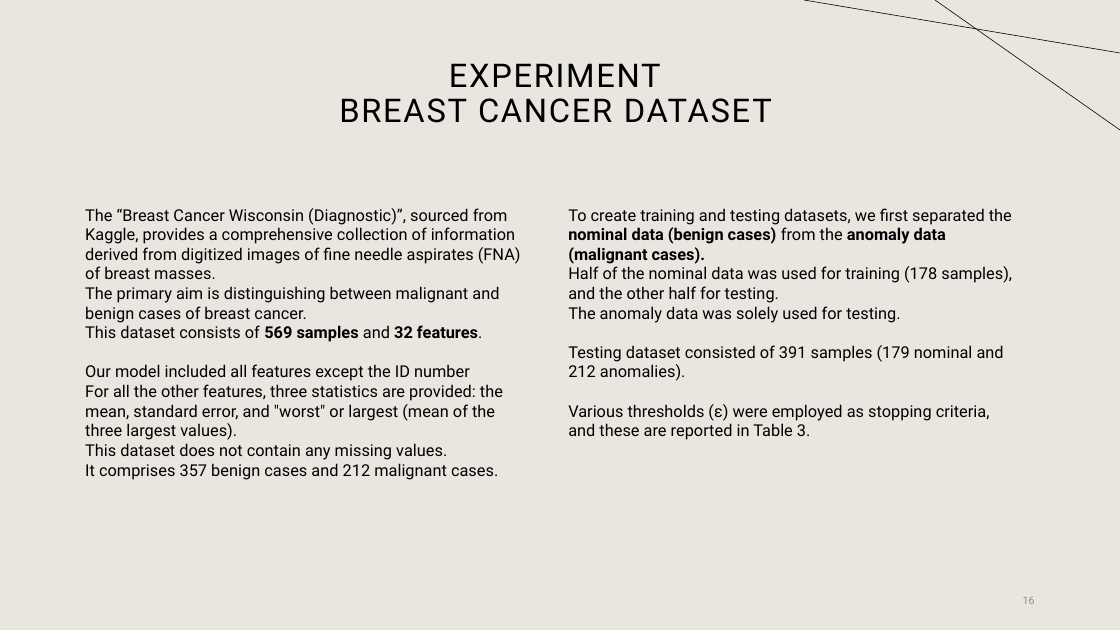
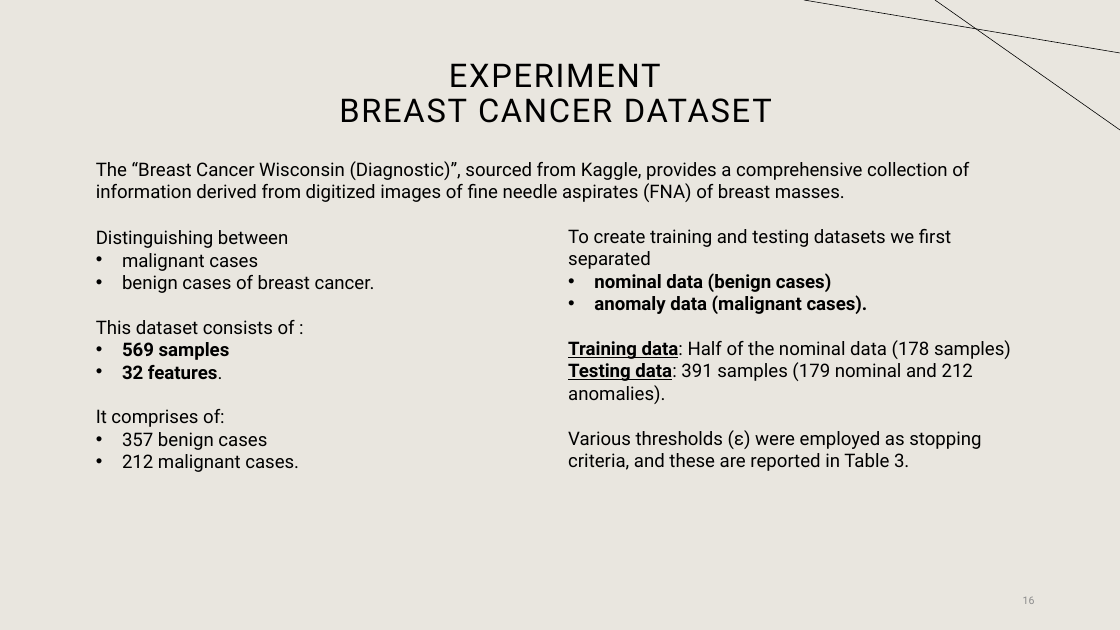
Before and after one commit to suleymanerim1/MEB_FrankWolfe_Optimization, a slide deck: slide 16 of Theory/Minimum Enclosing Ball for FW.pptx. Drawn at 1120x630 pixels with LibreOffice and Linux fonts; fonts in the diff are those of the drawing. Boxes give left, top, right and bottom in pixels: in the first picture for what was removed or moved away, otherwise in the second. Text is boxed around its words. In the diff, an @@ line names an element or a change of style, - is before the commit and + after.

Commit message:
update to the presentation

```diff
--- a/Theory/Minimum Enclosing Ball for FW.pptx
+++ b/Theory/Minimum Enclosing Ball for FW.pptx
@@ text added at (96, 161, 969, 202), 16 pt, text #000000 @@
+The “Breast Cancer Wisconsin (Diagnostic)”, sourced from Kaggle, provides a comprehensive collection of information derived from digitized images of fine needle aspirates (FNA) of breast masses.
@@ text at (96, 230, 375, 472): text changed; size 14 to 16 pt @@
-The “Breast Cancer Wisconsin (Diagnostic)”, sourced from Kaggle, provides a comprehensive collection of information derived from digitized images of fine needle aspirates (FNA) of breast masses.
-The primary aim is distinguishing between malignant and benign cases of breast cancer.
-This dataset consists of 569 samples and 32 features.
-Our model included all features except the ID number
-For all the other features, three statistics are provided: the mean, standard error, and "worst" or largest (mean of the three largest values).
-This dataset does not contain any missing values.
-It comprises 357 benign cases and 212 malignant cases.
+Distinguishing between
+• malignant cases
+• benign cases of breast cancer.
+This dataset consists of :
+• 569 samples
+• 32 features.
+It comprises of:
+• 357 benign cases
+• 212 malignant cases.
@@ text "To create training and testing ...": place and size @@
-text "To create training and testing ..." at (568, 208, 1012, 440)
+text "To create training and testing ..." at (568, 229, 1011, 471)
@@ text at (568, 229, 1011, 404): text changed; size 14 to 16 pt @@
-To create training and testing datasets, we first separated the nominal data (benign cases) from the anomaly data (malignant cases).
-Half of the nominal data was used for training (178 samples), and the other half for testing.
-The anomaly data was solely used for testing.
-Testing dataset consisted of 391 samples (179 nominal and 212 anomalies).
+To create training and testing datasets we first separated
+• nominal data (benign cases)
+• anomaly data (malignant cases).
+Training data: Half of the nominal data (178 samples)
+Testing data: 391 samples (179 nominal and 212 anomalies).
@@ text at (568, 430, 981, 471): size 14 to 16 pt in "Various thresholds (ε) were employed as stopping ..." @@
```
Also in this commit, not shown: 4 other slides changed.
